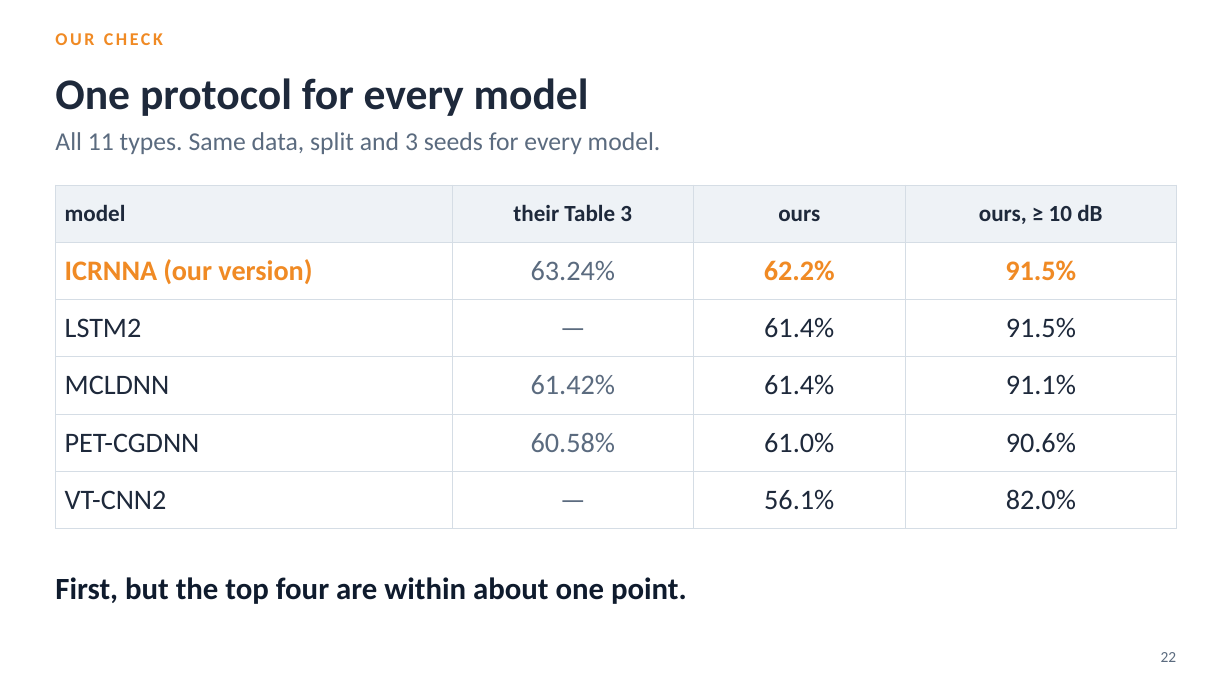
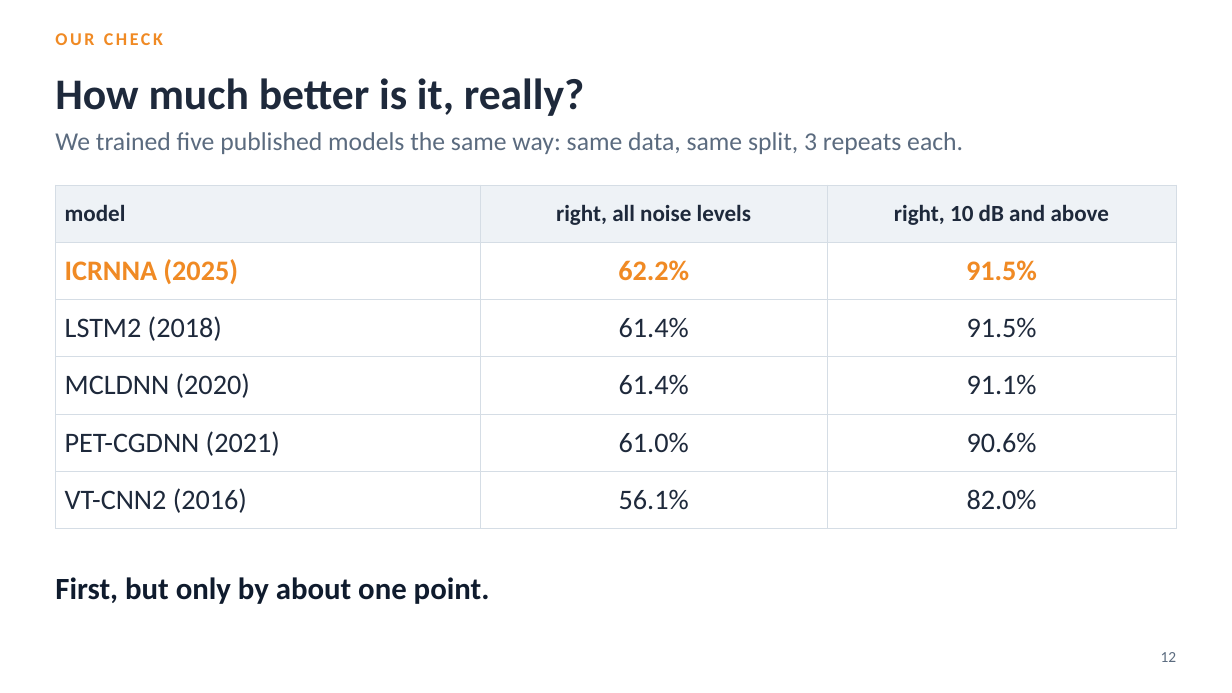
Before and after one commit to YusufBilo78/amc, a slide deck: slide 12 of deck/moshe_paper_icrnna.pptx (slide 22 before the commit). Drawn at 1232x693 pixels with LibreOffice and Linux fonts; fonts in the diff are those of the drawing. Boxes give left, top, right and bottom in pixels: in the first picture for what was removed or moved away, otherwise in the second. Text is boxed around its words. In the diff, an @@ line names an element or a change of style, - is before the commit and + after.

```diff
--- a/deck/moshe_paper_icrnna.pptx
+++ b/deck/moshe_paper_icrnna.pptx
@@ text at [55, 78, 585, 116]: text changed @@
-One protocol for every model
+How much better is it, really?
@@ text at [55, 132, 963, 154]: text changed @@
-All 11 types. Same data, split and 3 seeds for every model.
+We trained five published models the same way: same data, same split, 3 repeats each.
@@ table at [55, 185, 1177, 517] @@
-column 1: model | ICRNNA (our version) | LSTM2 | MCLDNN | PET-CGDNN | VT-CNN2
-column 2: their Table 3 | 63.24% | — | 61.42% | 60.58% | —
-column 3: ours | 62.2% | 61.4% | 61.4% | 61.0% | 56.1%
-column 4: ours, ≥ 10 dB | 91.5% | 91.5% | 91.1% | 90.6% | 82.0%
+column 1: model | ICRNNA (2025) | LSTM2 (2018) | MCLDNN (2020) | PET-CGDNN (2021) | VT-CNN2 (2016)
+column 2: right, all noise levels | 62.2% | 61.4% | 61.4% | 61.0% | 56.1%
+column 3: right, 10 dB and above | 91.5% | 91.5% | 91.1% | 90.6% | 82.0%
@@ text at [55, 577, 490, 604]: text changed @@
-First, but the top four are within about one point.
+First, but only by about one point.
@@ text at [1161, 652, 1177, 662]: text changed @@
-22
+12
```
Also in this commit, not shown: 17 other slides changed, 6 slides added, 4 slides removed, 4 other files.
